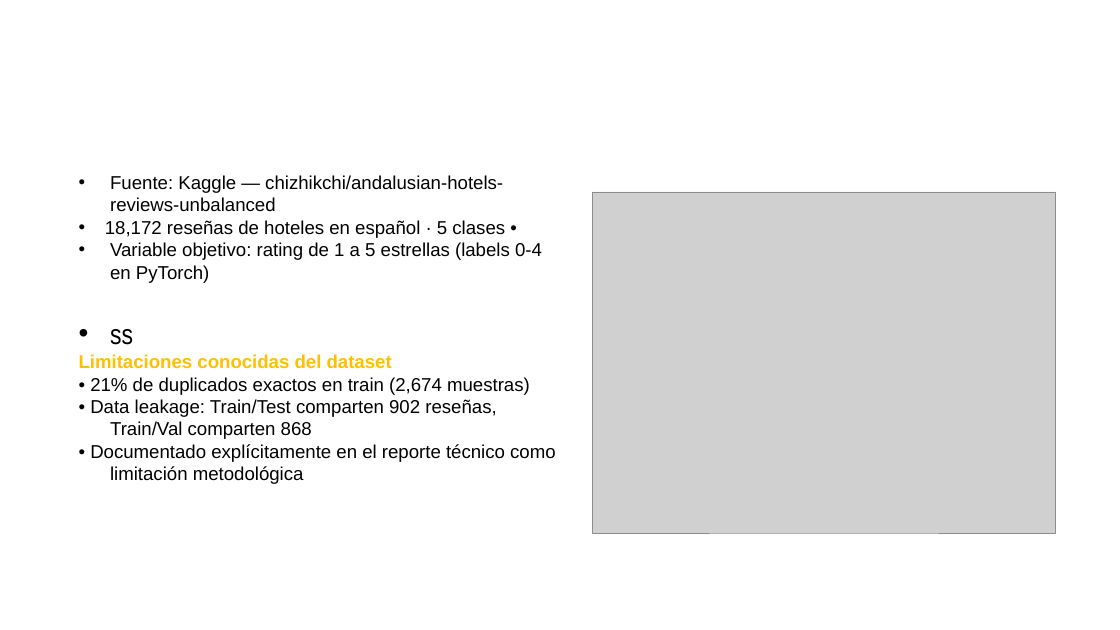
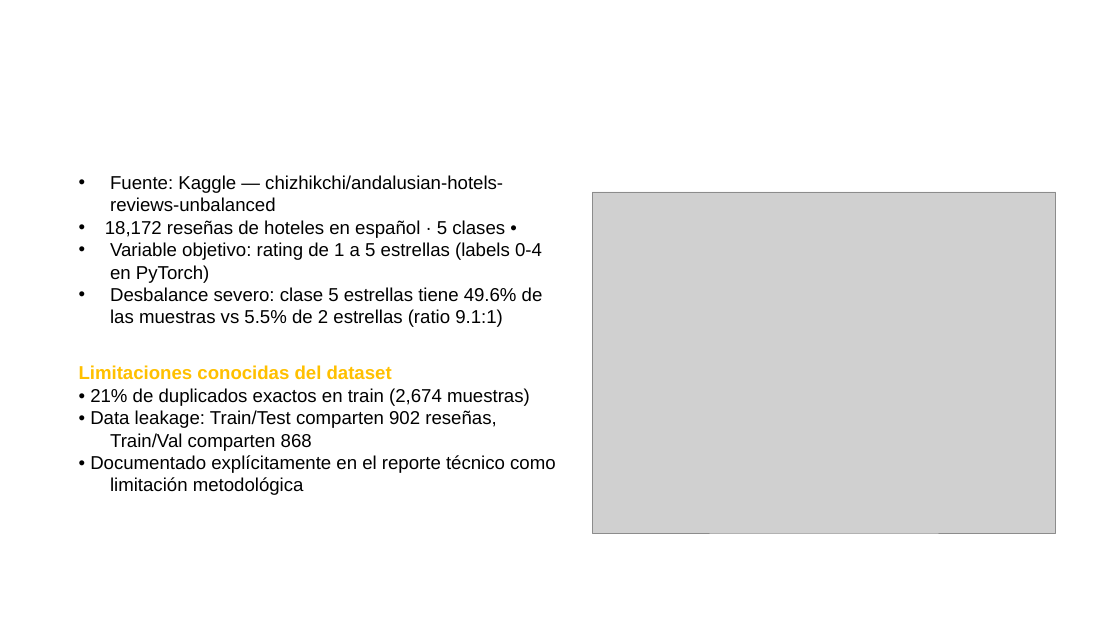
Before and after one commit to JuanSe1796/Proyecto_Deep_Learning_Final, a slide deck: slide 4 of docs/PROYECTO DEEP LEARNING.pptx (slide 3 before the commit). Drawn at 1120x630 pixels with LibreOffice and Linux fonts; fonts in the diff are those of the drawing; grey boxes stand for pictures; background and template pictures are left out. Boxes give left, top, right and bottom in pixels: in the first picture for what was removed or moved away, otherwise in the second. Text is boxed around its words. In the diff, an @@ line names an element or a change of style, - is before the commit and + after.

```diff
--- a/docs/PROYECTO DEEP LEARNING.pptx
+++ b/docs/PROYECTO DEEP LEARNING.pptx
@@ text at <box>110,287,543,327</box>: text changed; size 24 to 16 pt; font Arial Narrow to Arial @@
-• ss
+• Desbalance severo: clase 5 estrellas tiene 49.6% de las muestras vs 5.5% de 2 estrellas (ratio 9.1:1)
```
Also in this commit, not shown: 8 other slides changed, 5 slides added.
